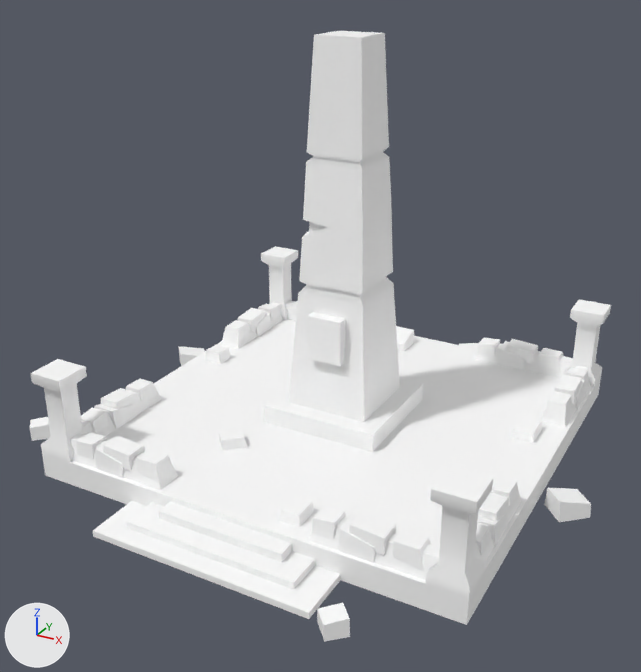
Two versions of the glTF model assets/synty/simple_fantasy/models/SF_Bld_Memorial_01.glb, one commit apart.
Both versions are drawn from a 50 mm lens placed at (0.0795, -0.1457, 0.0957), pointed at (0.0017, -0.0042, 0.025). Every picture has the same lights, and +X, +Y and +Z are marked at lower left.

Names of what the first picture shows: 'SF_Env_Memorial_01'.
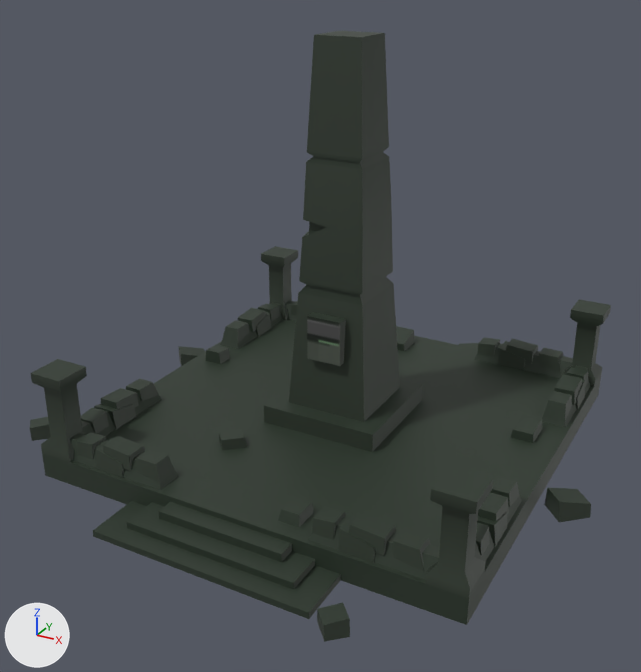
Changed parts and their boxes [x1, y1, x2, y2] in the pictures (641 x 672 px):
'SF_Env_Memorial_01', surface changed (white to black)
    both: [30, 31, 611, 642]

Patch to the scene script:
```diff
--- a/assets/synty/simple_fantasy/models/SF_Bld_Memorial_01.glb.py
+++ b/assets/synty/simple_fantasy/models/SF_Bld_Memorial_01.glb.py
@@ img_undead_footman_01 @@
+img_undead_footman_01 = load_image('Undead_Footman_01', '_unpacked/Undead_Footman_01', 512, 512, 'sRGB')
@@ mat_lambert1 @@
 mat_lambert1 = principled_material('lambert1')
-mat_lambert1.base_color = (1.0, 1.0, 1.0)  # white #ffffff
+mat_lambert1.texture = img_undead_footman_01
 mat_lambert1.roughness = 0.553
```
